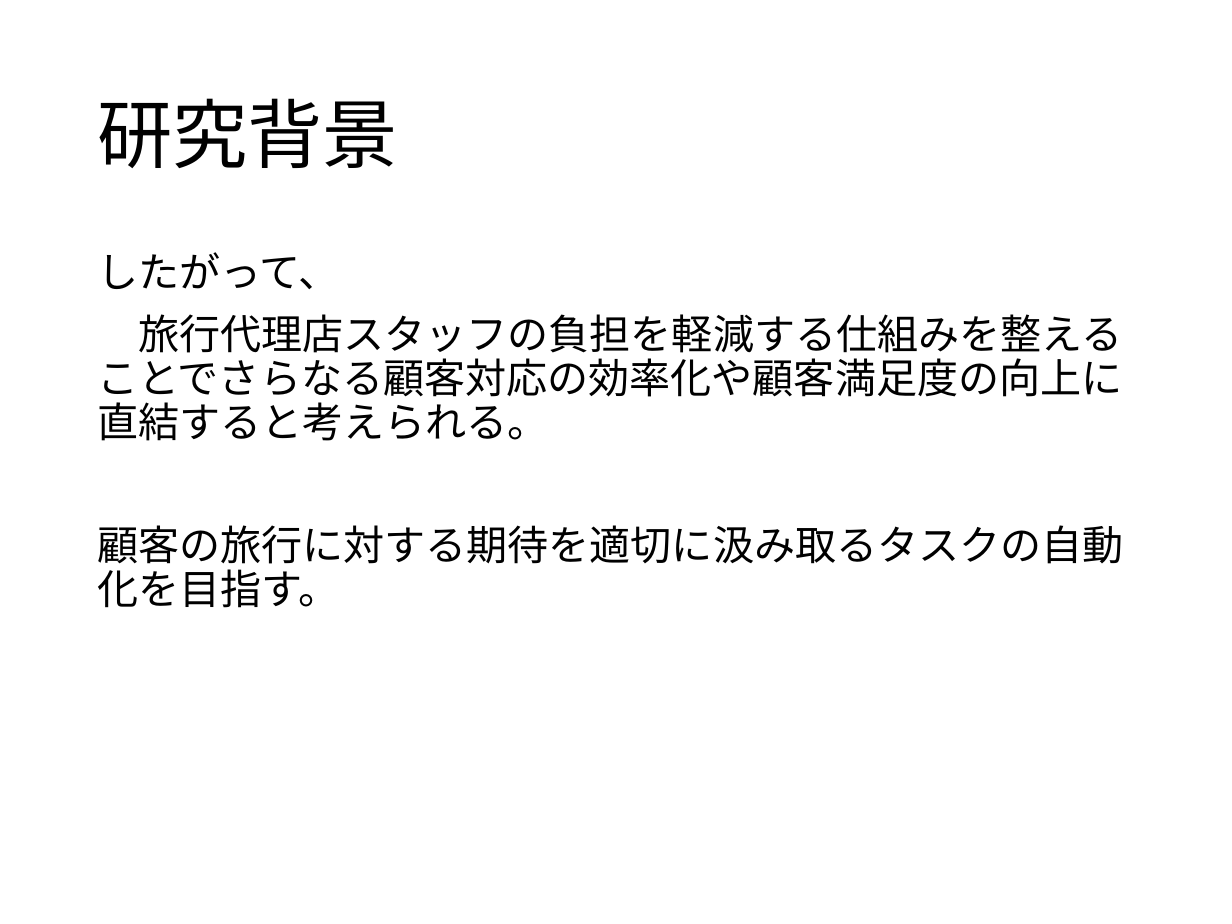
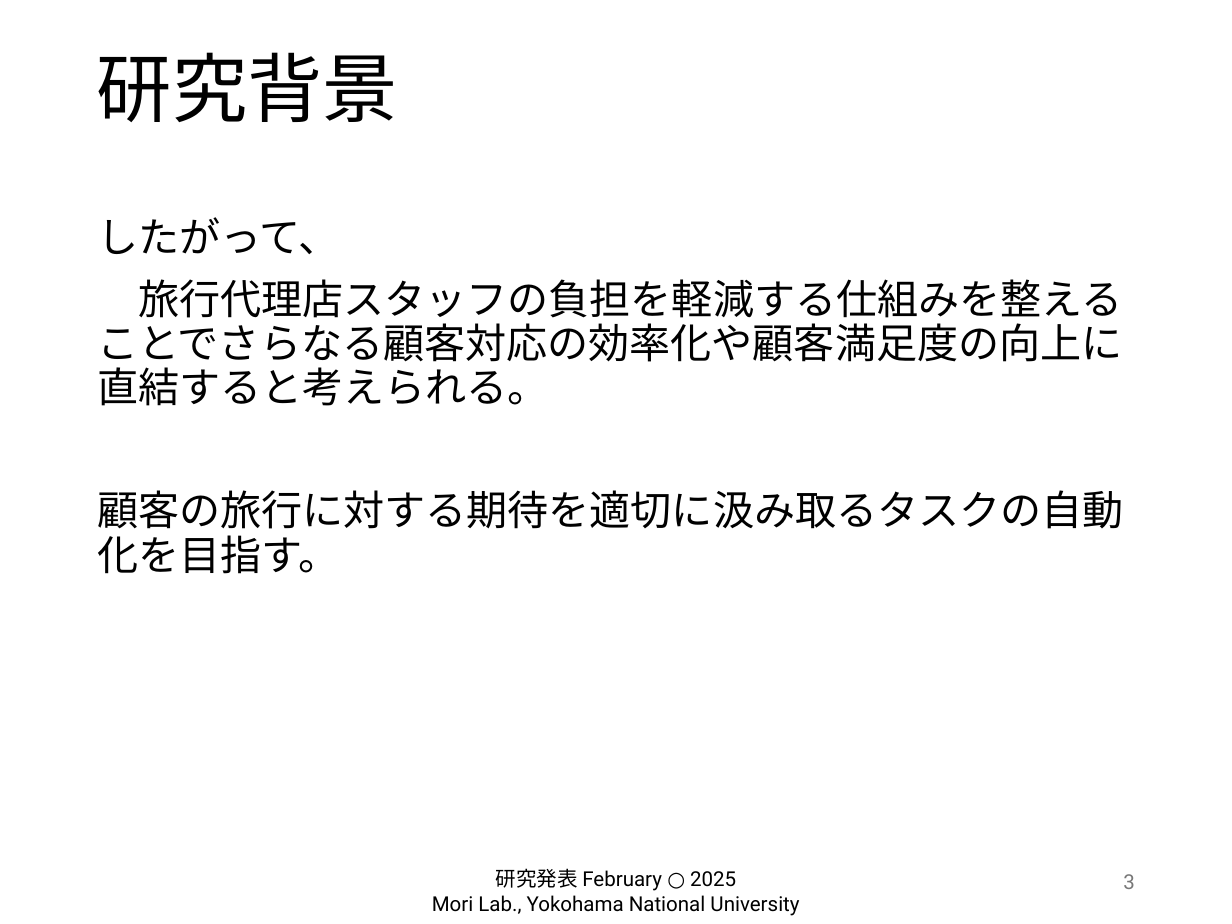
Before and after one commit to hiiragi-moon/graduation-research, a slide deck: slide 3 of 卒研発表.pptx. Drawn at 1232x924 pixels with LibreOffice and Linux fonts; fonts in the diff are those of the drawing; background and template pictures are left out. Boxes give left, top, right and bottom in pixels: in the first picture for what was removed or moved away, otherwise in the second. Text is boxed around its words. In the diff, an @@ line names an element or a change of style, - is before the commit and + after.

```diff
--- a/卒研発表.pptx
+++ b/卒研発表.pptx
@@ title "研究背景": place and size @@
-title "研究背景" at [97,98,398,168]
+title "研究背景" at [97,52,398,122]
@@ text "したがって、": place and size @@
-text "したがって、" at [97,252,1124,608]
+text "したがって、" at [97,217,1124,574]
@@ text added at [432,868,799,916], 12 pt, text #000000 @@
+研究発表 February ○ 2025
+Mori Lab., Yokohama National University
@@ page number added at [1123,874,1135,889], 12 pt, text #797979 @@
+3
```
Also in this commit, not shown: 21 other slides changed, 1 slide added, 1 slide removed, 42 other files.
